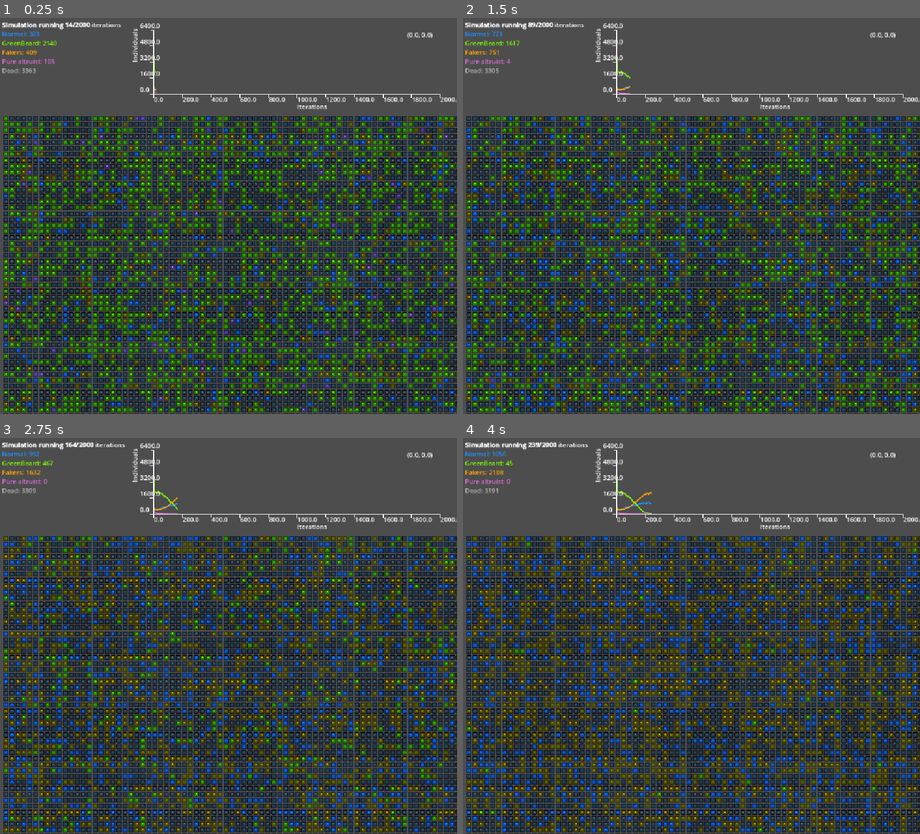
Above: before the commit, frames 1-4 (two rows, left to right).
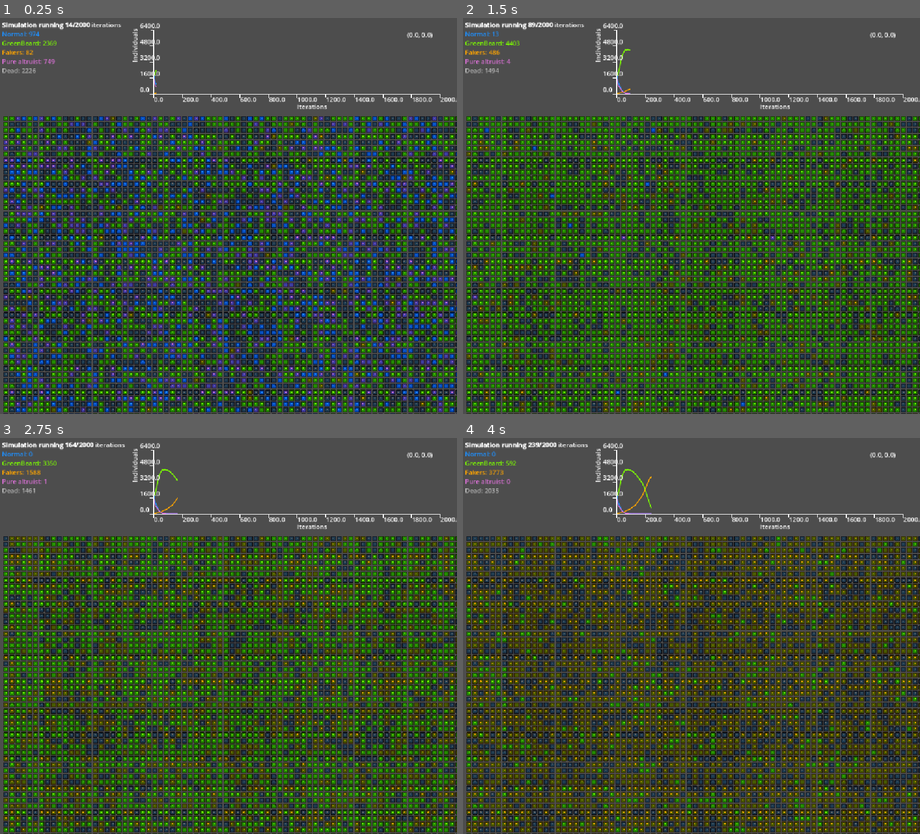
Above: after the commit, the same moments.

Repository: jpvillaseca/ificc-automata
Game: Godot game, scene res://game.tscn
The game is run twice, just before and just after one commit, with the same random seed, the same clock (stepped at 60 frames per second) and the same inputs. The engine's default icon, where the game draws it, is replaced by a stand-in: a white triangle on a blue panel in a dark square.
Inputs (mouse positions are in pixels of both pictures, inside the frame that each line leads up to):
- Up to frame 1 (0.25 s): no input
- Up to frame 2 (1.5 s): move the mouse to (792, 196) at 0.52 s; move the mouse to (600, 235) at 1.27 s
- Up to frame 3 (2.75 s): move the mouse to (274, 548) at 2.02 s
- Up to frame 4 (4 s): move the mouse to (668, 715) at 2.77 s; move the mouse to (828, 695) at 3.52 s

The runs differ from the first frame. In frame 1, 34% of the frame differs, in the area x 0-100%, y 3-100%; in frame 2, 35%; in frame 3, 39%; in frame 4, 32%.

Commit message:
fixed issue, optimized iterations

Diff:
--- a/cell.gd
+++ b/cell.gd
@@ -15,6 +15,9 @@
 		_update_color()
 
 var generations_dead: int = 0
+var row: int = -1
+var column: int = -1
+var iteration_used_as_altruist: int = -1
 
 func _ready() -> void:
 	_update_color()
--- a/game.gd
+++ b/game.gd
@@ -3,6 +3,7 @@
 @export var cell_scene: PackedScene
 @export var simulation: Simulation
 @export var sleepTimer: float = 0.5
+@export var enable_rendering: bool = true
 
 @export var preset_type: SimulationPresets.PresetType = SimulationPresets.PresetType.BALANCED
 @export var use_preset: bool = true
@@ -34,19 +35,18 @@
 	plot_fake_green_beard = $Graph2D.add_plot_item("", Cell.cell_type_to_color(Cell.AltruistType.FakeGreenBeard), 1.0)
 	plot_pure_altruist = $Graph2D.add_plot_item("", Cell.cell_type_to_color(Cell.AltruistType.PureAltruist), 1.0)
 
+
 	for column in range(simulation.column_count):
-		simulation.cell_matrix.push_back([])
 		for row in range(simulation.row_count):
 			var cell = cell_scene.instantiate()
-			if is_edge(column, row):
-				cell.visible = false
-				cell.CellType = cell.AltruistType.Dead
-			else:
-				cell.CellType = simulation.get_cell_type_by_chance()
+			cell.visible = enable_rendering
+			simulation.cell_matrix.push_back([])
+			cell.position = Vector2(column * cell_width, label_height + row * cell_width)
+			cell.column = column
+			cell.row = row
 			self.add_child(cell)
-			cell.position = Vector2(column * cell_width, label_height + row * cell_width)
-
 			simulation.cell_matrix[column].push_back(cell)
+	simulation.restart()
 
 
 func is_edge(column, row):
--- a/game.tscn
+++ b/game.tscn
@@ -1,21 +1,20 @@
 [gd_scene load_steps=6 format=3 uid="uid://dsw3gcqgfmyid"]
 
-[ext_resource type="Script" path="res://game.gd" id="1_cdjdq"]
-[ext_resource type="Script" path="res://simulation.gd" id="1_peiit"]
+[ext_resource type="Script" uid="uid://bivyrusqmetxx" path="res://game.gd" id="1_cdjdq"]
+[ext_resource type="Script" uid="uid://dwk7jjjjpwhc3" path="res://simulation.gd" id="1_peiit"]
 [ext_resource type="PackedScene" uid="uid://bqa7wh178ded7" path="res://cell.tscn" id="2_fogbu"]
-[ext_resource type="Script" path="res://addons/graph_2d/graph_2d.gd" id="4_ckyh4"]
+[ext_resource type="Script" uid="uid://djhoxdgh7qd3w" path="res://addons/graph_2d/graph_2d.gd" id="4_ckyh4"]
 
 [sub_resource type="Resource" id="Resource_hk55p"]
 script = ExtResource("1_peiit")
 row_count = 80
 column_count = 80
-chance_normal = 0.3
+chance_normal = 0.4
 chance_green_beard = 0.4
-chance_fake_green_beard = 0.05
+chance_fake_green_beard = 0.01
 chance_pure_altruist = 0.3
-chance_predator_eats = 0.1
-chance_altruistic_gets_eaten = 0.15
-chance_saved_gets_saved = 0.7
+chance_altruistic_gets_eaten = 0.2
+chance_saved_gets_saved = 0.8
 chance_cell_is_born = 0.2
 generations_before_birth = 2
 iterations = 2000
@@ -26,6 +25,7 @@
 simulation = SubResource("Resource_hk55p")
 sleepTimer = 0.0
 preset_type = 1
+use_preset = false
 
 [node name="InfoLabel" type="RichTextLabel" parent="."]
 anchors_preset = 10
--- a/simulation.gd
+++ b/simulation.gd
@@ -13,7 +13,6 @@
 @export var chance_saved_gets_saved: float = 1.0 # chance that a saved cell is saved again
 @export var chance_cell_is_born: float = 0.1 # chance a dead cell is reborn
 @export var generations_before_birth: int = 3 # how many generations a cell must be dead before it can be born again
-
 @export var iterations: int = 100
 
 var cell_matrix: Array = []
@@ -28,6 +27,61 @@
 
 func is_edge(column, row):
 	return row == 0 or column == 0 or row == row_count - 1 or column == column_count - 1
+
+
+var normal_cells: Dictionary = {}
+var greenbeard_cells: Dictionary = {}
+var pure_altruist_cells: Dictionary = {}
+var fake_greenbeard_cells: Dictionary = {}
+var dead_cells: Dictionary = {}
+func set_cell_state(cell: Cell, cell_type: Cell.AltruistType, set_previous_state: bool) -> void:
+	match cell.CellType:
+		Cell.AltruistType.Normal:
+			normal_cells.erase(cell)
+		Cell.AltruistType.GreenBeard:
+			greenbeard_cells.erase(cell)
+		Cell.AltruistType.FakeGreenBeard:
+			fake_greenbeard_cells.erase(cell)
+		Cell.AltruistType.PureAltruist:
+			pure_altruist_cells.erase(cell)
+		Cell.AltruistType.Dead:
+			dead_cells.erase(cell)
+
+	match cell_type:
+		Cell.AltruistType.Normal:
+			normal_cells[cell] = true
+		Cell.AltruistType.GreenBeard:
+			greenbeard_cells[cell] = true
+		Cell.AltruistType.FakeGreenBeard:
+			fake_greenbeard_cells[cell] = true
+		Cell.AltruistType.PureAltruist:
+			pure_altruist_cells[cell] = true
+		Cell.AltruistType.Dead:
+			dead_cells[cell] = true
+
+	if set_previous_state:
+		previous_cell_states[cell.column][cell.row] = cell_type
+
+	cell.CellType = cell_type
+
+func restart():
+	normal_cells.clear()
+	greenbeard_cells.clear()
+	fake_greenbeard_cells.clear()
+	pure_altruist_cells.clear()
+	dead_cells.clear()
+
+	for column in range(column_count):
+		previous_cell_states.push_back([])
+		for row in range(row_count):
+			var cell = cell_matrix[column][row]
+			if is_edge(column, row):
+				cell.visible = false
+				set_cell_state(cell, Cell.AltruistType.Dead, false)
+			else:
+				set_cell_state(cell, get_cell_type_by_chance(), false)
+
+			previous_cell_states[column].push_back(cell.CellType)
 
 
 func get_cell_type_by_chance() -> int:
@@ -49,12 +103,6 @@
 	return Cell.AltruistType.Normal
 
 func simulation_iteration():
-	previous_cell_states = []
-	for column in range(column_count):
-		previous_cell_states.push_back([])
-		for row in range(row_count):
-			previous_cell_states[column].push_back(cell_matrix[column][row].CellType)
-
 	for column in range(1, column_count - 1):
 		for row in range(1, row_count - 1):
 			var cell = cell_matrix[column][row]
@@ -66,11 +114,11 @@
 				if cell.generations_dead <= generations_before_birth:
 					continue
 				if rng.randf() < chance_cell_is_born:
-					cell.CellType = get_cell_type_by_chance()
+					set_cell_state(cell, get_cell_type_by_chance(), true)
 					cell.generations_dead = 0
 				continue
 
-			# theres an altruist nearby
+			# theres an altruist nearby (that hasnt been used yet)
 			var altruist_nearby = false
 			var altruist_cell
 			for x in range(-1, 2):
@@ -80,9 +128,11 @@
 						# neighbor will help if:
 						# - is pure altruist
 						# - is green beard and current is green beard or fake green beard
-						if neighbour_type == Cell.AltruistType.PureAltruist || neighbour_type == Cell.AltruistType.GreenBeard && (current == Cell.AltruistType.FakeGreenBeard || current == Cell.AltruistType.GreenBeard):
+						# = hasnt helped yet this iteration
+						if cell_matrix[column + x][row + y].iteration_used_as_altruist < iterations && neighbour_type == Cell.AltruistType.PureAltruist || neighbour_type == Cell.AltruistType.GreenBeard && (current == Cell.AltruistType.FakeGreenBeard || current == Cell.AltruistType.GreenBeard):
 							altruist_nearby = true
 							altruist_cell = cell_matrix[column + x][row + y]
+							cell_matrix[column + x][row + y].iteration_used_as_altruist = iterations
 							break
 
 			# eat, chance to be eaten
@@ -93,11 +143,14 @@
 						# saved
 						if rng.randf() < chance_altruistic_gets_eaten:
 							# altruist gets eaten
-							altruist_cell.CellType = Cell.AltruistType.Dead
+							set_cell_state(altruist_cell, Cell.AltruistType.Dead, true)
+						# cell was saved, don't kill it
 					else:
 						# not saved, original cell dies
-						cell.CellType = Cell.AltruistType.Dead
-				cell.CellType = Cell.AltruistType.Dead
+						set_cell_state(cell, Cell.AltruistType.Dead, true)
+				else:
+					# no altruist nearby, cell dies
+					set_cell_state(cell, Cell.AltruistType.Dead, true)
 
 
 var amount_normal: int = 0
@@ -109,25 +162,12 @@
 
 func refresh_stats():
 	current_iteration += 1
-	amount_normal = 0
-	amount_green_beard = 0
-	amount_fake_green_beard = 0
-	amount_pure_altruist = 0
-	amount_dead = 0
-	for column in range(column_count):
-		for row in range(row_count):
-			var cell = cell_matrix[column][row]
-			match cell.CellType:
-				Cell.AltruistType.Normal:
-					amount_normal += 1
-				Cell.AltruistType.GreenBeard:
-					amount_green_beard += 1
-				Cell.AltruistType.FakeGreenBeard:
-					amount_fake_green_beard += 1
-				Cell.AltruistType.PureAltruist:
-					amount_pure_altruist += 1
-				Cell.AltruistType.Dead:
-					amount_dead += 1
+	amount_normal = normal_cells.size()
+	amount_green_beard = greenbeard_cells.size()
+	amount_fake_green_beard = fake_greenbeard_cells.size()
+	amount_pure_altruist = pure_altruist_cells.size()
+	amount_dead = dead_cells.size()
+
 
 	# update chances based on current stats
 	var total_alive = amount_normal + amount_green_beard + amount_fake_green_beard + amount_pure_altruist
